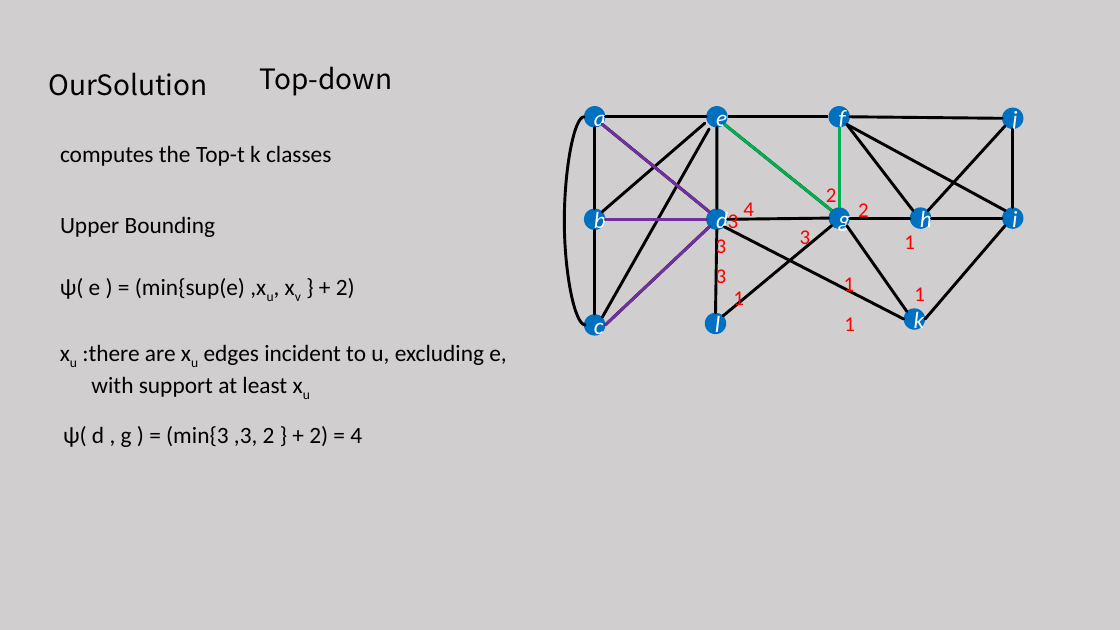
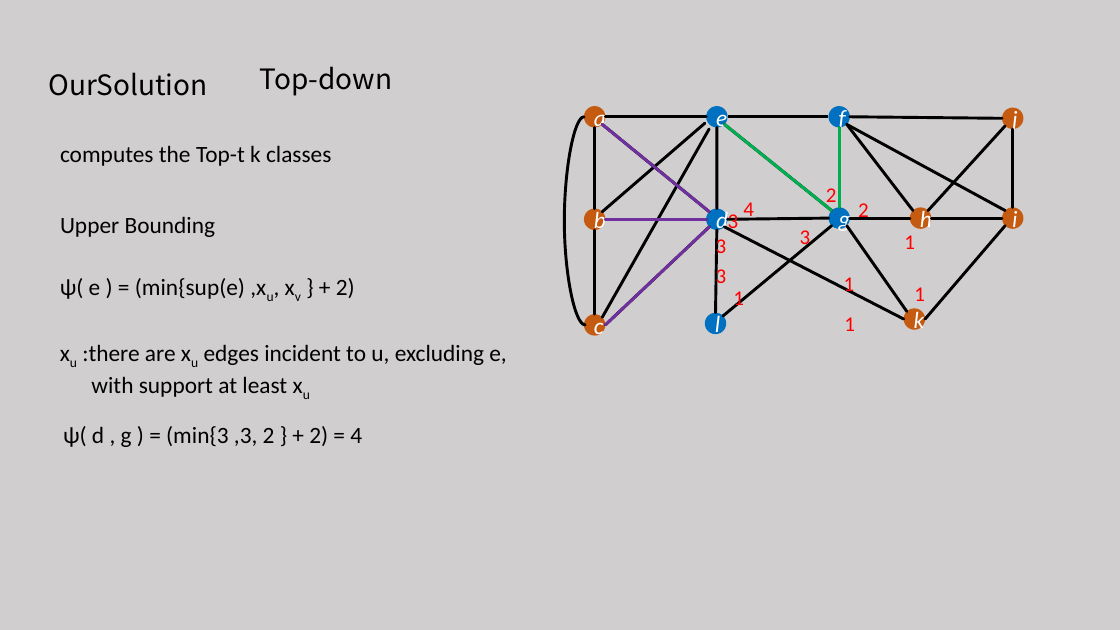
Before and after one commit to tianzhuwei/PPT, a slide deck: slide 19 of 魏天柱--Truss decomposition in massive networks .pptx (slide 18 before the commit). Drawn at 1120x630 pixels with LibreOffice and Linux fonts; fonts in the diff are those of the drawing. Boxes give left, top, right and bottom in pixels: in the first picture for what was removed or moved away, otherwise in the second. Text is boxed around its words. In the diff, an @@ line names an element or a change of style, - is before the commit and + after.

```diff
--- a/魏天柱--Truss decomposition in massive networks .pptx
+++ b/魏天柱--Truss decomposition in massive networks .pptx
@@ fill #0070C0 to #C55A11 in 7 elements at [584, 106, 606, 128], [584, 208, 606, 230], [584, 314, 606, 336], [1002, 108, 1024, 129], [910, 208, 932, 229], [1002, 208, 1024, 229], [904, 308, 926, 330] @@
```
Also in this commit, not shown: 5 other slides changed, 1 slide added, 2 slides removed.
